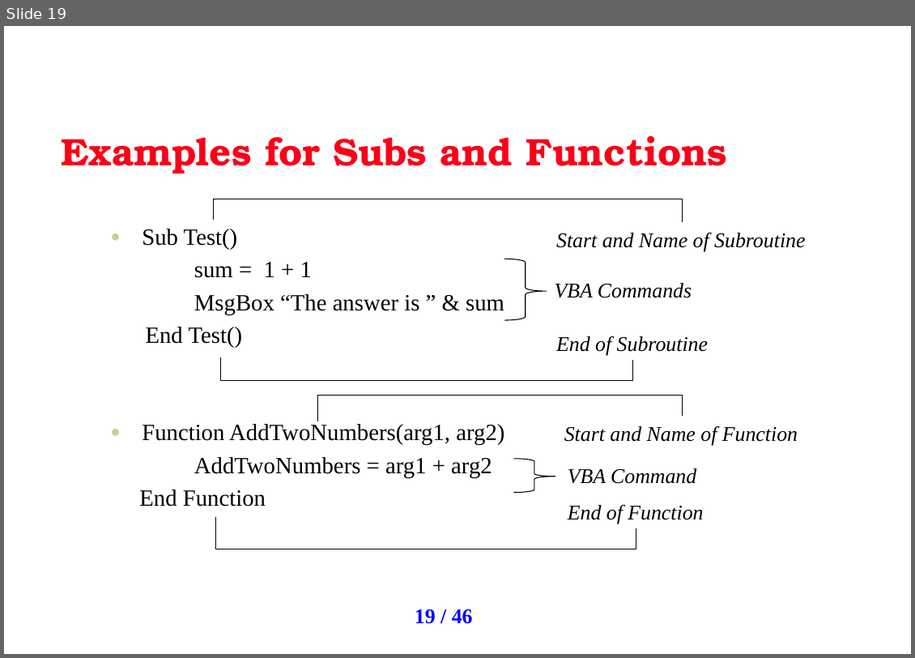
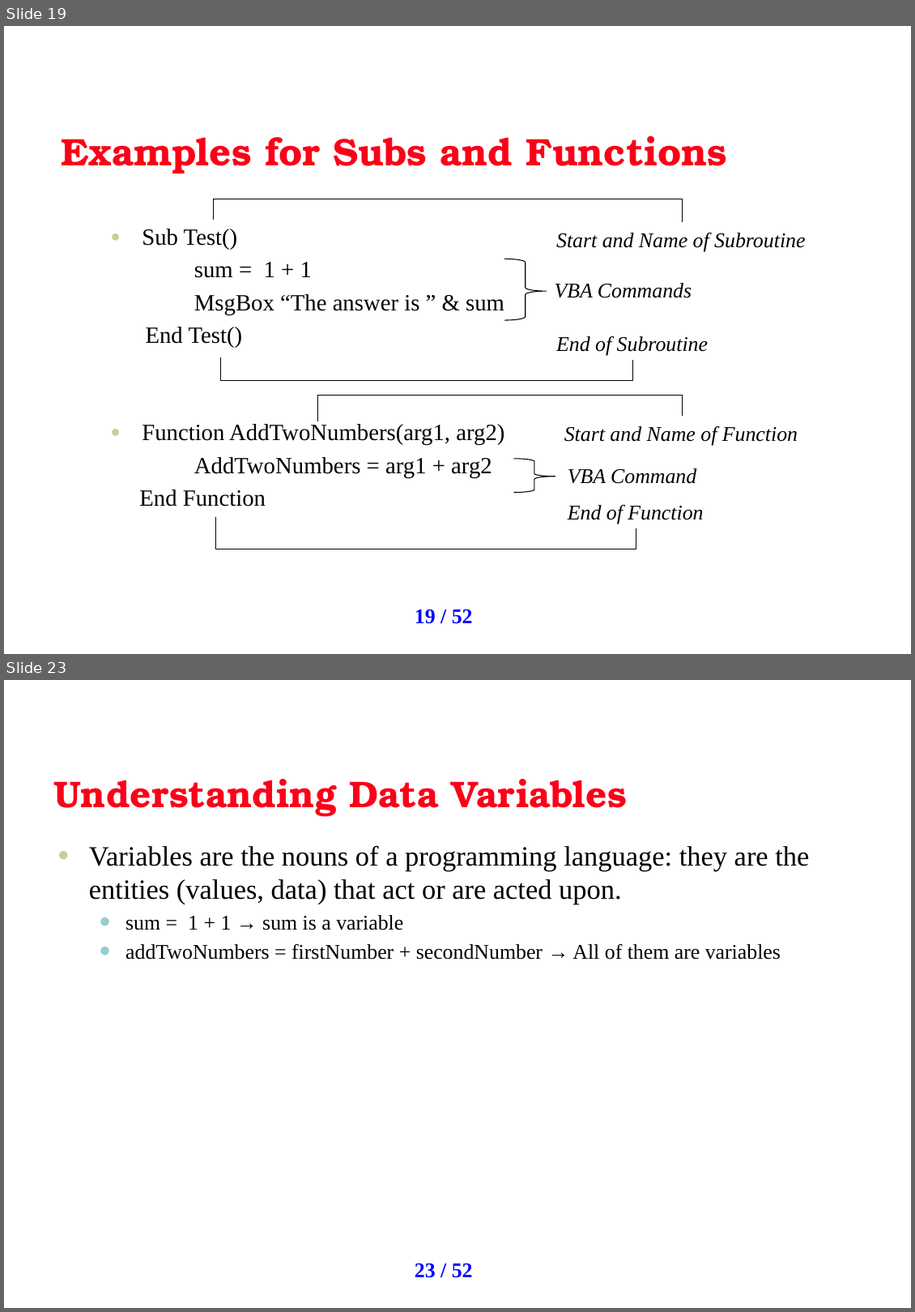
Before and after one commit to uhasan1/Quantitative-Finance, a slide deck: AO VBA Training Slides v3.pptx. Shown one above the other, each under a label of ours: slide 19 before the commit, slides 19 and 23 after it; the slides between them are not shown. The pictures are 915x658 and 915x1312 pixels, drawn with LibreOffice and Linux fonts; fonts in the diff are those of the drawing; background and template pictures are left out. Boxes give left, top, right and bottom in pixels: in the first picture for what was removed or moved away, otherwise in the second. Text is boxed around its words. In the diff, an @@ line names an element or a change of style, - is before the commit and + after.

```diff
--- a/AO VBA Training Slides v3.pptx
+++ b/AO VBA Training Slides v3.pptx
@@ slide 23 added at box(4, 680, 911, 1308), background #FFFFFF; not listed: 1 template element that a slide beside it also shows @@
@@ title added at box(54, 779, 627, 817), 32 pt, text #FC0019, bold @@
+Understanding Data Variables
@@ text added at box(89, 845, 809, 959), 24 pt, text #000000 @@
+● Variables are the nouns of a programming language: they are the entities (values, data) that act or are acted upon.
+  • sum = 1 + 1 → sum is a variable
+  • addTwoNumbers = firstNumber + secondNumber → All of them are variables
@@ page number at box(415, 609, 473, 624): text changed @@
-19 / 46
+19 / 52
```
Also in this commit, not shown: 19 slides changed, 5 other slides added.
